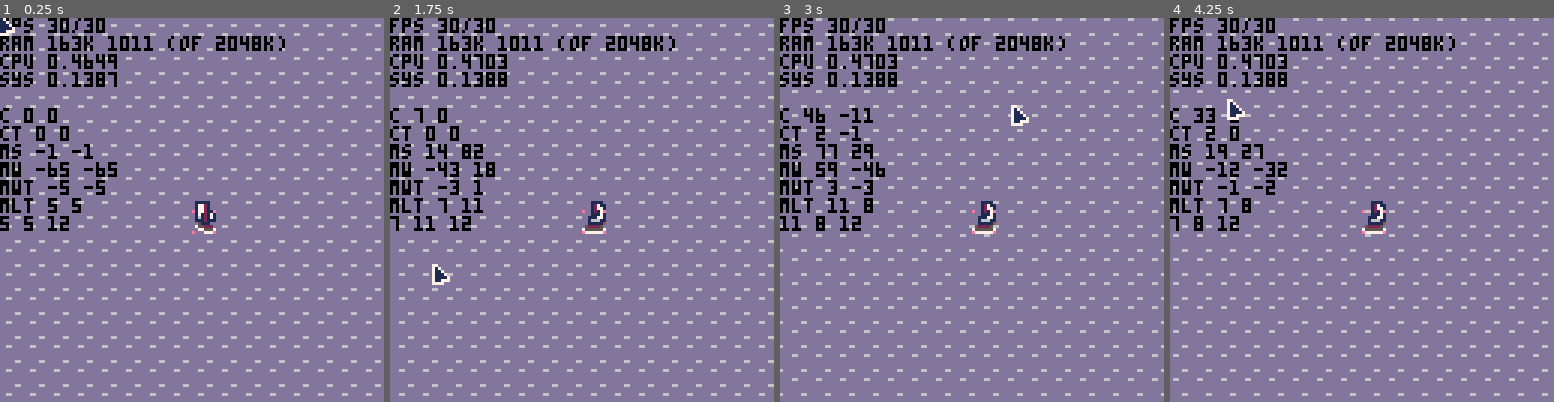
Above: before the commit, frames 1-4 (left to right).
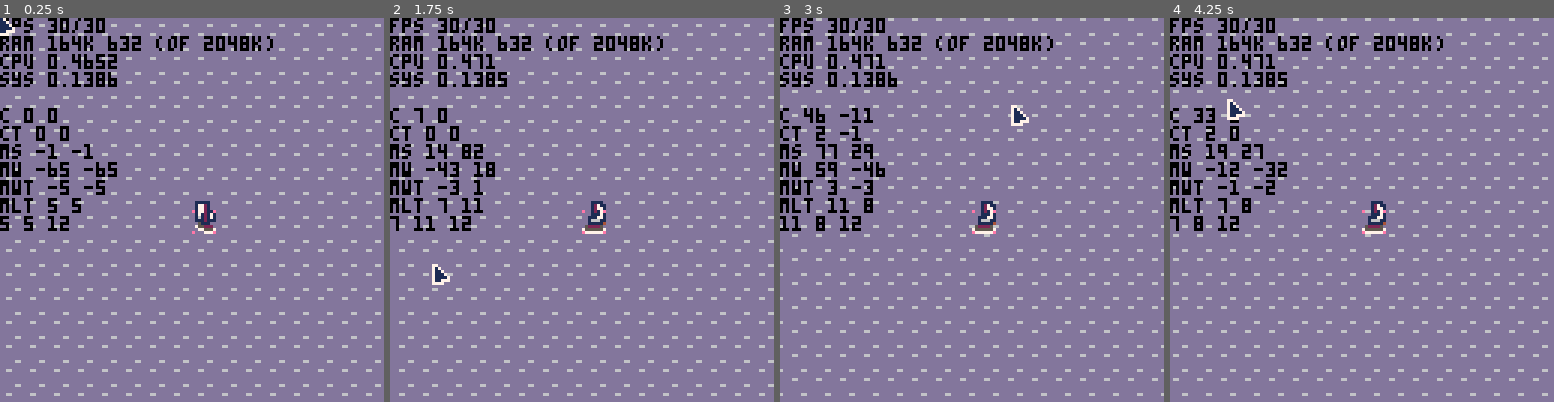
Above: after the commit, the same moments.

Repository: pvan/pico8
Game: PICO-8 cartridge caspian.p8
Same seed, same stepped clock (60 frames per second), same inputs: the game is played once before the commit and once after it.
Inputs (mouse positions are in pixels of both pictures, inside the frame that each line leads up to):
- Up to frame 1 (0.25 s): no input
- Up to frame 2 (1.75 s): tap X (X key) at 0.33, 1.07 s; click (670, 121) at 0.67 s; tap O (Z key) at 0.7, 1.7 s; click (436, 267) at 1.22 s; hold Right from 1.6 s (still down)
- Up to frame 3 (3 s): click (887, 114) at 1.77 s; tap X (X key) at 1.85, 2.97 s; release Right at 2.1 s; tap O (Z key) at 2.1, 2.5, 2.9 s; hold Up 2.15-2.42 s; click (952, 259) at 2.32 s; hold Right from 2.47 s (still down); click (1014, 106) at 2.87 s
- Up to frame 4 (4.25 s): release Right at 3.03 s; hold Left 3.08-3.58 s; tap O (Z key) at 3.3, 3.7, 4.1 s; click (1465, 256) at 3.42 s; hold Down 3.63-3.97 s; click (1231, 102) at 3.97 s; hold Right from 4.02 s (still down); tap X (X key) at 4.08 s

The runs differ from the first frame. In frame 1, 0.7% of the frame differs, in the area x 18-75%, y 4-18%; in frame 2, 0.7%; in frame 3, 0.7%, in the area x 18-75%, y 4-16%; in frame 4, 0.7%.

Commit message:
caspian: function to draw diag box, popup msg

Diff:
--- a/caspian.p8
+++ b/caspian.p8
@@ -295,7 +295,7 @@
  --designed to only work
  --if dx and dy are 1
  --also ignore borders for now
- local bld=4--border to egore
+ local bld=4--border to ignore
  if dy==1 or dx==1 then
   for x=bld+dx,mapw-1-bld do
    for y=bld+dy,maph-1-bld do
@@ -319,7 +319,7 @@
 
 
 function mem_is_all_tile(addr,t)
- local bld=4--border to egore
+ local bld=4--border to ignore
  for x=bld,mapw-1-bld do
   for y=bld,maph-1-bld do
    if peek(addr+(x+y*mapw))!=t then
@@ -434,7 +434,7 @@
  --the memory tilemap is created
  --based on the camera location
  --here, we only draw it
- --and assume the tilemap 5?,5?
+ --and assume the tilemap 5,5 (?)
  --is the first tile we draw
  --
  --iterate over all visible tiles
@@ -734,8 +734,8 @@
 --player
 
 player={
- x=(662+8)*tilesz, --overwritten
- y=(161+8)*tilesz, --by init
+-- x=(662+8)*tilesz, --overwritten
+-- y=(161+8)*tilesz, --by init
  d=0
 }
 
@@ -919,16 +919,6 @@
  end
 end
 
-function test_round()
- y = 64
- print(round(4.6),0,y,0) y+=8
- print(round(4.5),0,y,0) y+=8
- print(round(4.2),0,y,0) y+=8
- print(round(-1.1),0,y,0) y+=8
- print(round(-3.5),0,y,0) y+=8
- print(round(-3.6),0,y,0) y+=8
-end
-
 
 
 -->8
@@ -939,9 +929,11 @@
 
 function set_sail()
  docked_at=0
+ popupmsg=""
 end
 
 function dock_at(porti)
+ popupmsg=ports[porti][3]
  docked_at = porti
  px=44
  py=91
@@ -1009,6 +1001,9 @@
 
 ports={
 {571,179,"seville"},
+{564,171,"lisbon"},
+{573,184,"tangier"},
+{591,172,"valencia"},
 }
 
 islands={
@@ -1595,23 +1590,24 @@
 -->8
 --dialog
 
-diagmsg=nil
-diagopts=nil
+popupmsg=""
+
+diaglines=nil
+diagfuncs=nil
 
 diagsel=1
 
 function diag_update()
- if diagmsg and
-    diagopts
- then
+
+ if diaglines then
 
   if (btnp(⬆️)) diagsel-=1
   if (btnp(⬇️)) diagsel+=1
-  if (diagsel<=0) diagsel=#diagopts
-  if (diagsel>#diagopts) diagsel=1
+  if (diagsel<=0) diagsel=#diagfuncs
+  if (diagsel>#diagfuncs) diagsel=1
 
   if (btnp(❎)) then
-   if (diagopts[diagsel][2]) diagopts[diagsel][2]()
+   diagfuncs[diagsel]()
    diag_close()
    return false
   end
@@ -1622,12 +1618,19 @@
  end
 end
 
-function diag_draw()
- if diagmsg
- and diagopts
- then
-  local x,y=8,75
-  local x2,y2=x+104,y+37 --112-8 and 45-8
+
+-- return start position of last
+-- line draw (in screen pos)
+function draw_box(lines,sy)
+ if (lines and #lines>0) then
+  local maxwid=#lines[1]
+  for l in all(lines) do
+   maxwid=max(maxwid,#l)
+  end
+
+		--note chars are 4 wide so *4/2 = *2
+  local x,y=63-maxwid*2,sy
+  local x2,y2=x+maxwid*4-1,y+#lines*6+1
   local ix,iy,iw,ih=x+8,y+8,x2-x-8,y2-y-8
 
   --for 16x16 sprite box
@@ -1642,22 +1645,35 @@
   spr(184,x,y2)
   spr(185,x2,y2)
 
-
   --reuse inner x,y for text
   ix-=3
   iy-=3
 
-  print(diagmsg,ix,iy,1)
-
-  iy+=6 --newline
-  for j=1,#diagopts do
-   print(diagopts[j][1],ix+8,iy+6*j,1)
-   if diagsel==j then
-    spr(222,ix,iy-1+6*j)
-   end
+  for l in all(lines) do
+   print(l,ix,iy,1)
+   iy+=6
   end
 
-
+  return ix,iy-6
+
+ end
+end
+
+
+popupy=-16
+function diag_draw()
+
+ if popupmsg and #popupmsg>0 then
+  popupy+=(10-popupy)/4
+	 draw_box({popupmsg},popupy)
+ else
+  popupy=-16
+ end
+
+ if diaglines then
+  local tx,ty=draw_box(diaglines,75)
+  ty-=#diagfuncs*6 --rewind up to first option
+  spr(222,tx,ty+diagsel*6)
   return true
  else
   return false
@@ -1665,36 +1681,50 @@
 end
 
 
-function diag_open(msg,opts)
- diagmsg=msg
- diagopts=opts
+function diag_open(msgs,funcs)
+ diaglines=msgs
+ diagfuncs=funcs
  diagsel=1
 end
 function diag_close()
- diagmsg=nil
- diagopts=nil
+ diaglines=nil
+ diagfuncs=nil
 end
 
 
 function ask_dock(porti)
  diag_open(
-  "dock at "..ports[porti][3].."?",
   {
-   {"yes",function() dock_at(porti) end},
-   {"no"}
-  })
+   "dock at "..ports[porti][3].."?",
+   "   yes",
+   "   no"
+  },
+  {
+   function() dock_at(porti) end,
+   nothing --can't be nil b/c we need to count our options
+  }
+ )
 end
 
 function ask_leave()
  diag_open(
-  "set sail?",
   {
-   {"yes",set_sail},
-   {"no"}
+   "set sail?",
+   "   yes",
+   "   no"
+  },
+  {
+   set_sail,
+   nothing --can't be nil b/c we need to count our options
   }
  )
 end
 
+
+--to use instead of null f ptr
+--so we don't have to check if
+--func ptr exists b4 calling it
+function nothing() end
 
 
 __gfx__
@@ -1776,7 +1806,7 @@
 cccccccccc7ccccccccccc7777cccccc0001bbb111bbbbb10000002222200000000000000000000044111115511554cc022aa200000d2aa002fddd220aa2d000
 777cccccc77cccccccccccc777c777cc110111110111111100000077777000000000000000000000c44111455115547c02aaa2f0000f2aa002ddddf20aa2f000
 7777cccc777cccccccccccc77777777c000001000000100000000000000000000000000000000000755441545114447c02999220000d222002dd55920222d000
-cc777cc777ccccccccccc777777cc777011100000000000000000000000000000000000000000000775554454445557c022299200055052202dd559222505500
+cc777cc777ccccccccccc777777cc777011100000000000000000000000000000000000000000000775554454445557c02229920005505220255559222505500
 ccc77777cccccccccccc77ccc77cc7cc000001111100000000000000000000000000000000000000c77775555457777c01111110000111100155111001111000
 ccc77777cccccccccccc77cccc77c7cc0111111111111110cc444444444444cc1111111111111100cccc77777577cccc00055000000550000005500000055000
 ccc77777ccccccccccc77ccccc7777cc1122222222222211c44dd55dd55dd4cc1eeeeeeeeeeee110cccccccc777ccccc00055000000f5000002ff2000005f000
@@ -1792,7 +1822,7 @@
 ccccc77ccccccccccc77cccccccccccc12299222922222210000000000000000001ffffffffffff10000000000000000002aa22000fd222022dddf200222df00
 cccccc7ccccccccccc77cccccc77cccc12299999222222210000000000000000111ffffffffffff100000000000000000f2aaa20000ddf202fdddd2002fdd000
 cccccc7ccccccccccc7cccccccc777cc12222222222222210000000000000000141ffffffffffff1000000000000000002299920000ddd202955dd2002ddd000
-ccccc77ccccccccccc777ccccccc7777112222222222221100000000000000001444444444444411000000000000000002992220005505222955dd2022505500
+ccccc77ccccccccccc777ccccccc7777112222222222221100000000000000001444444444444411000000000000000002992220005505222955552022505500
 7cccc7ccccccccccccc777cccc777ccc011111111111111000000000000000001111111111111110000000000000000001111110000111100111551001111000
 ccc7777cccccccccccc777777777cccc11d1111111111111dddddddddddddddd22222222222222222222222222222222d653bbbbbbbbbbbb0555550077000000
 cccc7777ccc777777ccc77777c7cccccdd1dd111111d1111dddddddddddddddd22222222222222222222222222222442d653bbbbbbbbbb3b55a5955071700000
